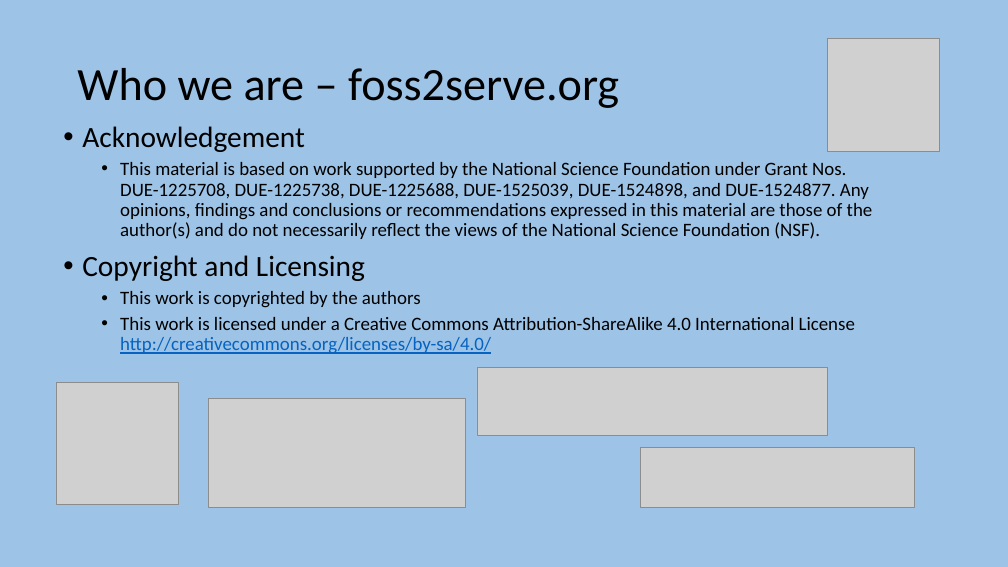
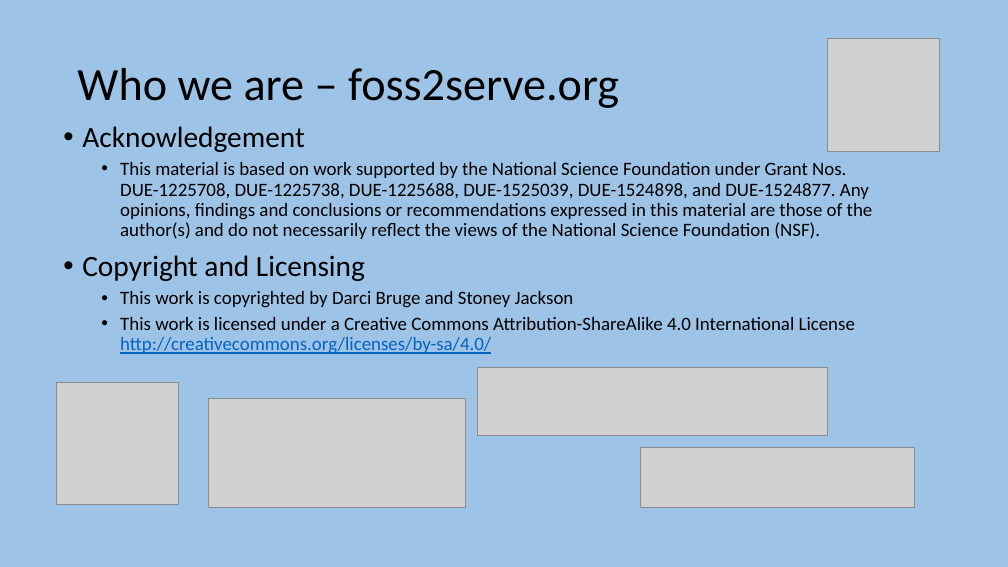
Before and after one commit to foss2serve/git-intro-activity, a slide deck: slide 5 of presentation.pptx. Drawn at 1008x567 pixels with LibreOffice and Linux fonts; fonts in the diff are those of the drawing; grey boxes stand for pictures; background and template pictures are left out. Boxes give left, top, right and bottom in pixels: in the first picture for what was removed or moved away, otherwise in the second. Text is boxed around its words. In the diff, an @@ line names an element or a change of style, - is before the commit and + after.

```diff
--- a/presentation.pptx
+++ b/presentation.pptx
@@ text at bbox=[120, 291, 574, 308]: text changed @@
-  • This work is copyrighted by the authors
+  • This work is copyrighted by Darci Bruge and Stoney Jackson
```
Also in this commit, not shown: 4 other files.
